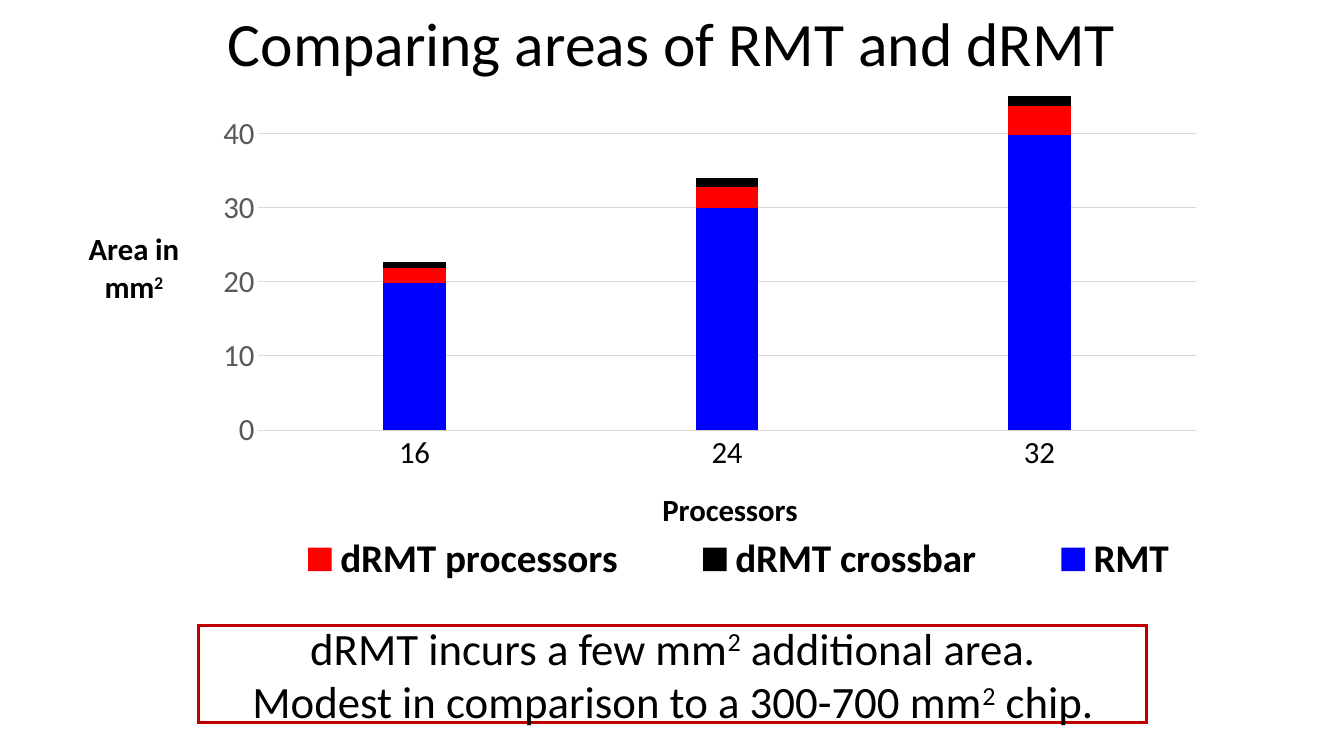
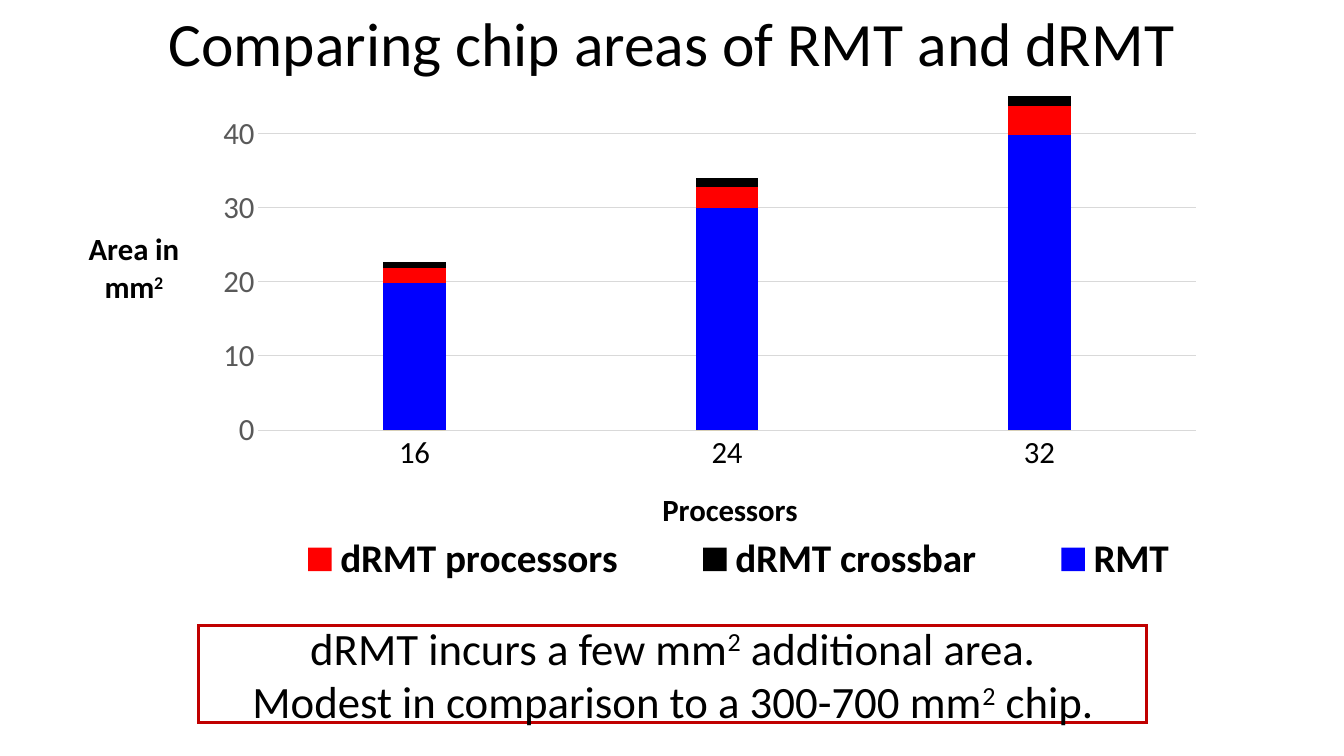
Before and after one commit to anirudhSK/drmt_talk, a slide deck: slide 31 of drmt_sigcomm.pptx. Drawn at 1344x756 pixels with LibreOffice and Linux fonts; fonts in the diff are those of the drawing. Boxes give left, top, right and bottom in pixels: in the first picture for what was removed or moved away, otherwise in the second. Text is boxed around its words. In the diff, an @@ line names an element or a change of style, - is before the commit and + after.

Commit message:
CHange titles to non-tile case

```diff
--- a/drmt_sigcomm.pptx
+++ b/drmt_sigcomm.pptx
@@ title at (168,23,1174,77): text changed @@
-Comparing areas of RMT and dRMT
+Comparing chip areas of RMT and dRMT
```
Also in this commit, not shown: 20 other slides changed.
